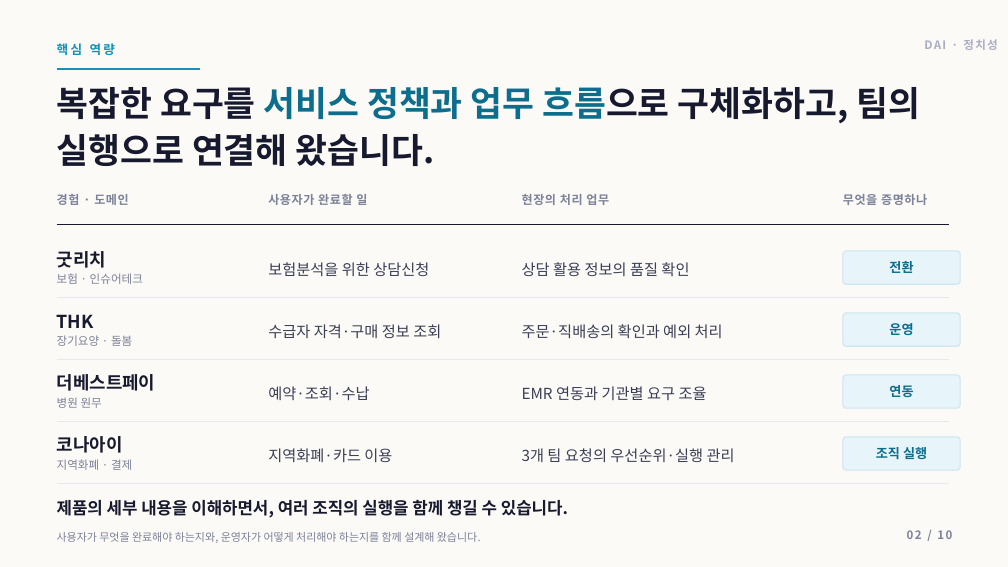
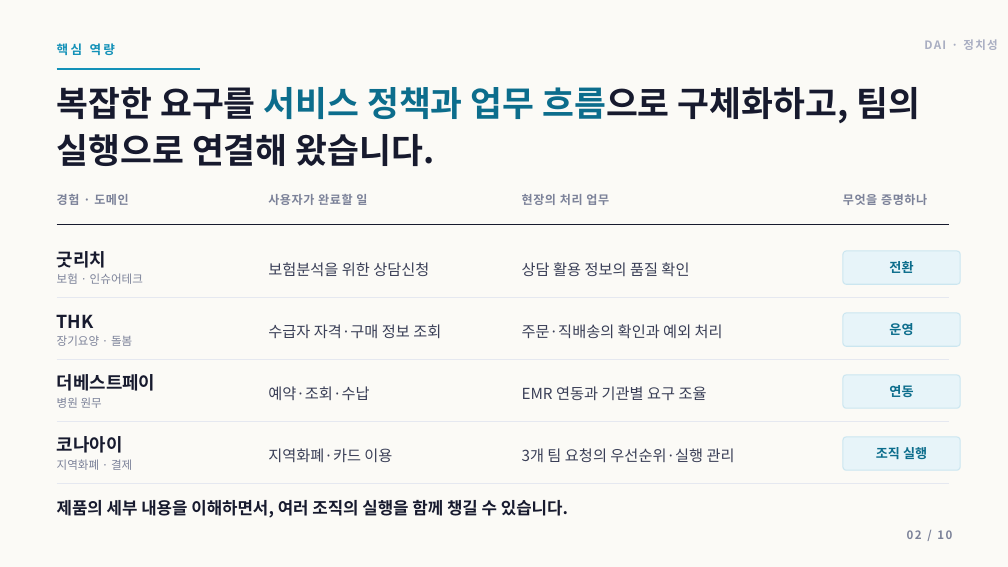
Before and after one commit to insightjung27/dai-healthcare-pt-deck-2, a slide deck: slide 2 of 정치성_DAI_AI헬스케어플랫폼팀장_면접PT.pptx. Drawn at 1008x567 pixels with LibreOffice and Linux fonts; fonts in the diff are those of the drawing. Boxes give left, top, right and bottom in pixels: in the first picture for what was removed or moved away, otherwise in the second. Text is boxed around its words. In the diff, an @@ line names an element or a change of style, - is before the commit and + after.

```diff
--- a/정치성_DAI_AI헬스케어플랫폼팀장_면접PT.pptx
+++ b/정치성_DAI_AI헬스케어플랫폼팀장_면접PT.pptx
@@ text removed at bbox=[57, 532, 481, 543] @@
-사용자가 무엇을 완료해야 하는지와, 운영자가 어떻게 처리해야 하는지를 함께 설계해 왔습니다.
```
Also in this commit, not shown: 7 other slides changed, 3 other files.
